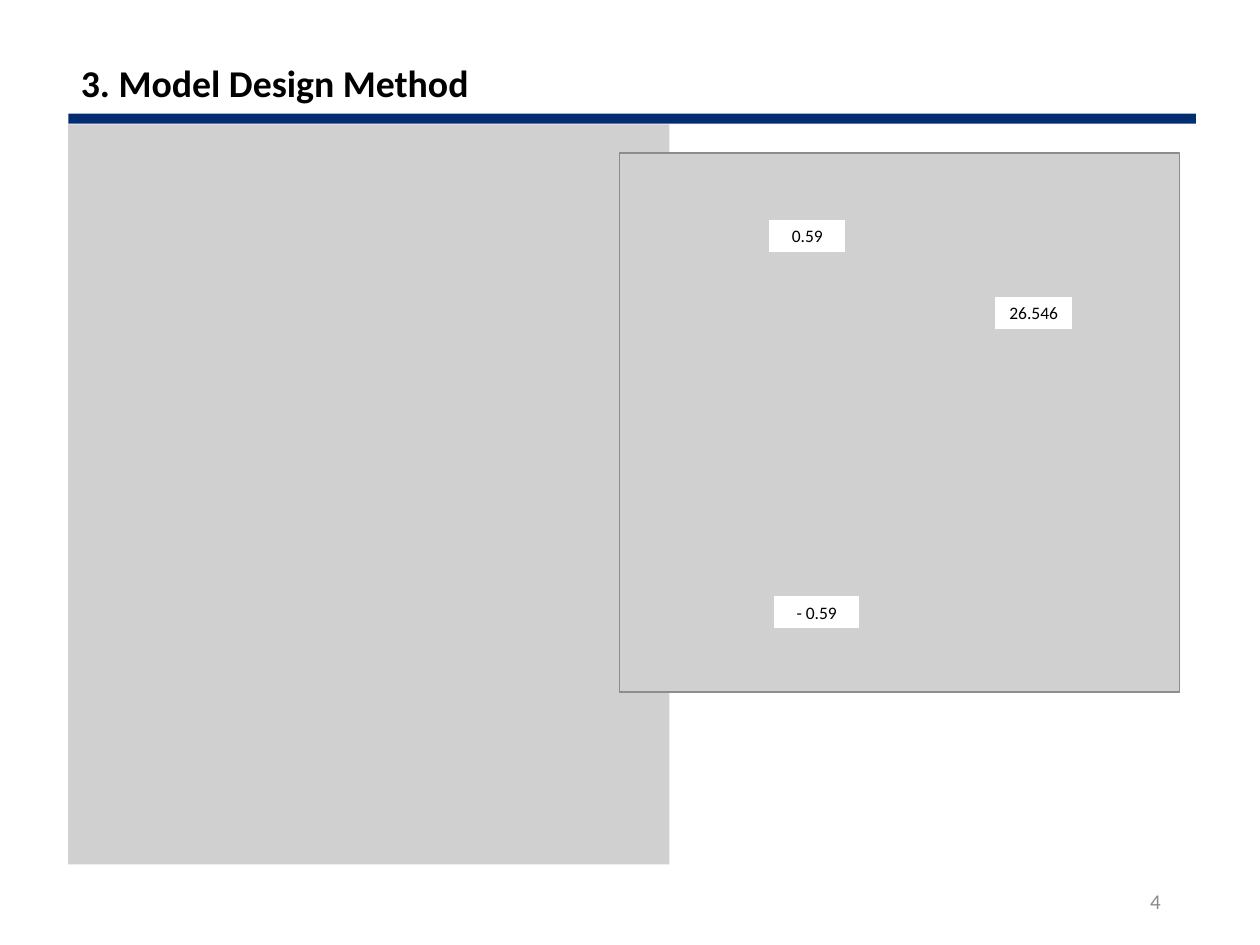
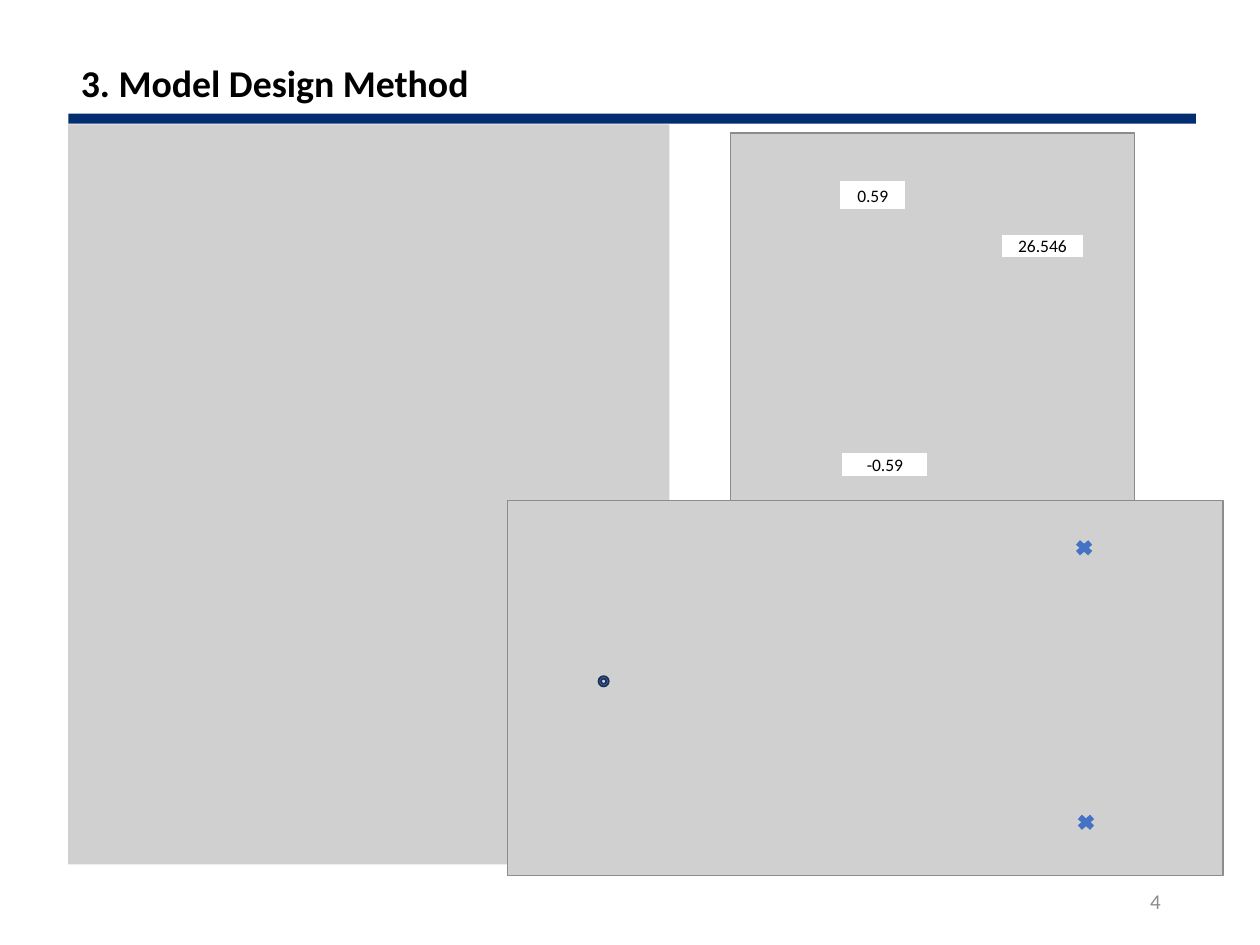
Before and after one commit to 22200576-JUYOUNG-LEE/DCSP_FINAL, a slide deck: slide 4 of 0603_Good/ppt/DCSP_0603.pptx. Drawn at 1260x945 pixels with LibreOffice and Linux fonts; fonts in the diff are those of the drawing; grey boxes stand for pictures. Boxes give left, top, right and bottom in pixels: in the first picture for what was removed or moved away, otherwise in the second. Text is boxed around its words. In the diff, an @@ line names an element or a change of style, - is before the commit and + after.

```diff
--- a/0603_Good/ppt/DCSP_0603.pptx
+++ b/0603_Good/ppt/DCSP_0603.pptx
@@ picture: place and size @@
-picture at bbox=[620, 152, 1181, 692]
+picture at bbox=[731, 132, 1135, 522]
@@ rectangle "0.59": place and size @@
-rectangle "0.59" at bbox=[770, 220, 844, 251]
+rectangle "0.59" at bbox=[840, 181, 905, 208]
@@ rectangle "26.546": place and size @@
-rectangle "26.546" at bbox=[997, 297, 1071, 328]
+rectangle "26.546" at bbox=[1003, 236, 1082, 256]
@@ rectangle "-0.59": place and size @@
-rectangle "-0.59" at bbox=[775, 597, 859, 627]
+rectangle "-0.59" at bbox=[843, 454, 926, 474]
@@ text in rectangle at bbox=[867, 459, 903, 471]: spaces changed @@
-- 0.59
+-0.59
@@ picture added at bbox=[508, 500, 1223, 874] @@
@@ cross added at bbox=[1074, 539, 1095, 558], fill #4472C4, outline #4472C4 1 pt @@
@@ donut added at bbox=[598, 677, 609, 687], fill #4472C4, outline #1E3256 1 pt @@
@@ cross added at bbox=[1076, 813, 1097, 832], fill #4472C4, outline #4472C4 1 pt @@
```
Also in this commit, not shown: 3 other slides changed, 2 slides added, 1 slide removed, 28 other files.
